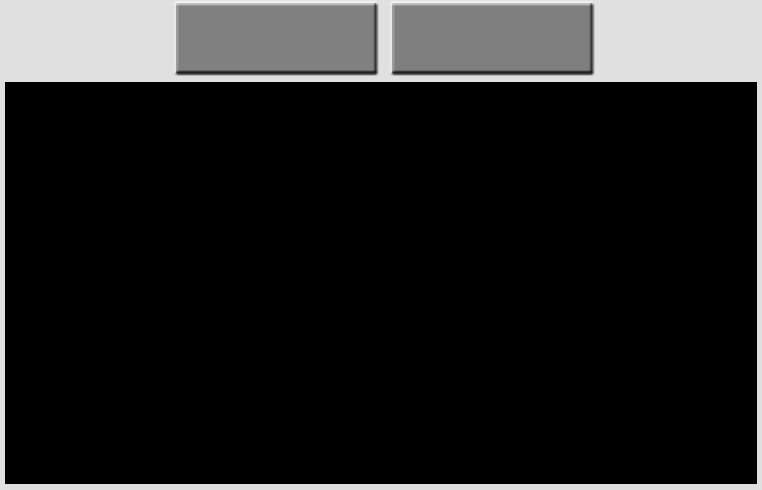
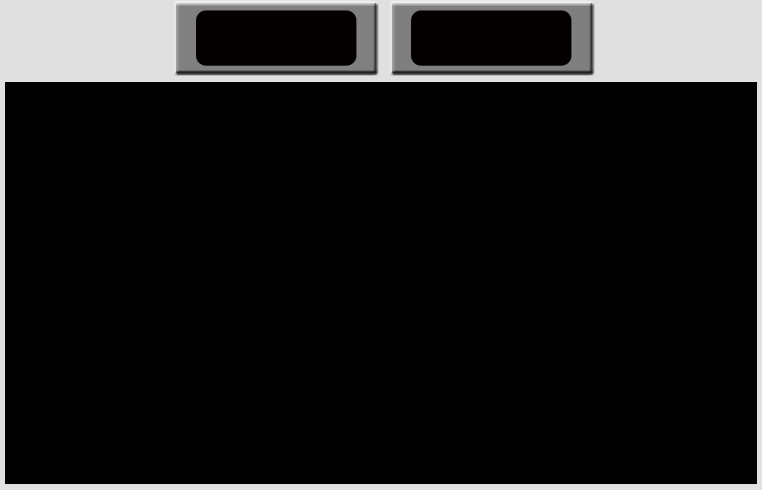
Two versions of the same layered image (w=762, h=490). Layer-by-layer changes:
added layer "Layer 1" above "Shape 4" over [196, 10, 357, 66]
added layer "Shape 4" above "Shape 3" over [411, 10, 572, 66]
